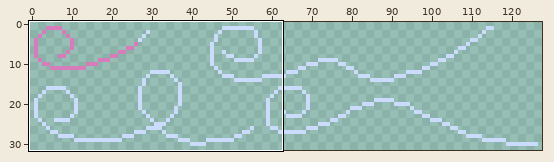
Two states of a pixel-art file, assets/sprites/wind.aseprite. The picture above shows the old version from afar; the outline marks the close-up.
Close-up. Old version:
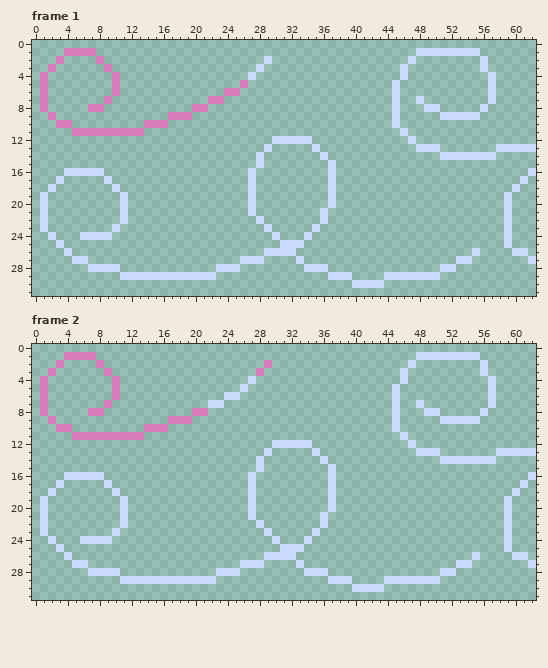
128x32 pixels, 16 frames. Shown: frame 1: x 0..62, y 0..31; frame 2: x 0..62, y 0..31. The commit also changed other frames or places, which this record leaves out.
After:
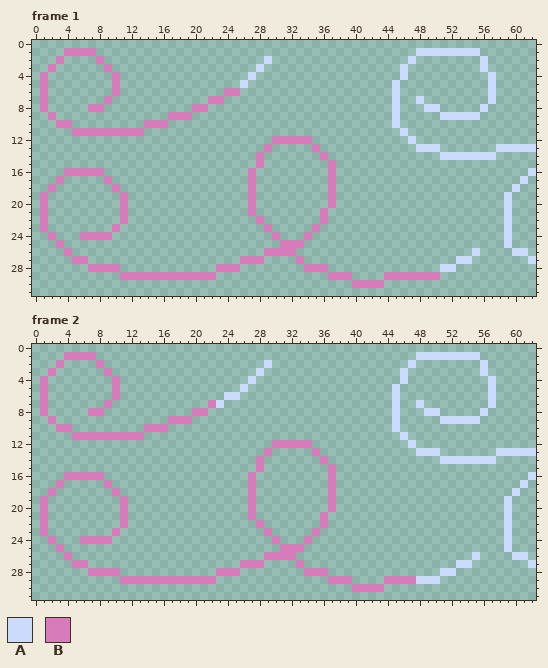
Palette (. is transparent): A #cbdbfc  B #d77bba
Changes in this commit:
Frame 1, layers "Layer 4", "Layer 3":
Colour A replaces colour B in row 5 at x 26.
Colour B replaces colour A in row 12 at x 30 to 34; in row 13 at x 29 and 35; in row 14 at x 28 and 36; in row 15 at x 28 and 37; in row 16 at x 4 to 8, 27 and 37; in row 17 at x 3, 9, 27 and 37.
Colour B replaces colour A in row 18 at x 2, 10, 27 and 37; in rows 19 to 20 at x 1, 11, 27 and 37; in row 21 at x 1, 11, 27 and 36; in row 22 at x 1, 11, 28 and 36; in row 23 at x 1, 10, 29 and 35; in row 24 at x 2, 6 to 9, 30 and 34.
Colour B replaces colour A in row 25 at x 3 and 31 to 33; in row 26 at x 4 and 29 to 32; in row 27 at x 5 to 6, 26 to 28 and 33; in row 28 at x 7 to 10, 23 to 25 and 34 to 36; in row 29 at x 11 to 22, 37 to 39 and 44 to 50; in row 30 at x 40 to 43.
Frame 2, layers "Layer 4", "Layer 3":
Colour A replaces colour B in row 2 at x 29; in row 3 at x 28.
Colour B replaces colour A in row 7 at x 22; in row 12 at x 30 to 34; in row 13 at x 29 and 35; in row 14 at x 28 and 36; in row 15 at x 28 and 37; in row 16 at x 4 to 8, 27 and 37.
Colour B replaces colour A in row 17 at x 3, 9, 27 and 37; in row 18 at x 2, 10, 27 and 37; in rows 19 to 20 at x 1, 11, 27 and 37; in row 21 at x 1, 11, 27 and 36; in row 22 at x 1, 11, 28 and 36; in row 23 at x 1, 10, 29 and 35.
Colour B replaces colour A in row 24 at x 2, 6 to 9, 30 and 34; in row 25 at x 3 and 31 to 33; in row 26 at x 4 and 29 to 32; in row 27 at x 5 to 6, 26 to 28 and 33; in row 28 at x 7 to 10, 23 to 25 and 34 to 36; in row 29 at x 11 to 22, 37 to 39 and 44 to 47.
Colour B replaces colour A in row 30 at x 40 to 43.
